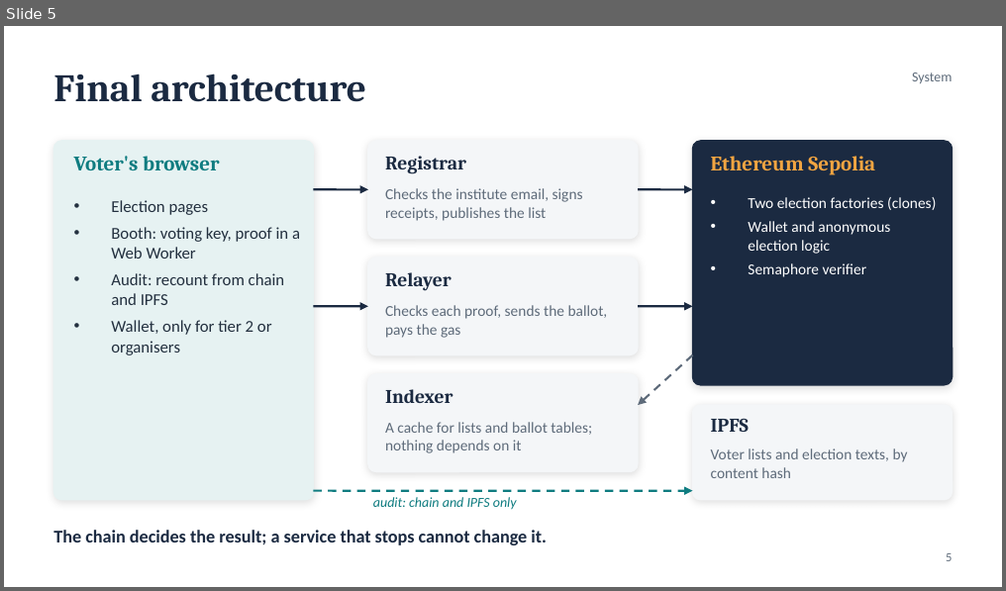
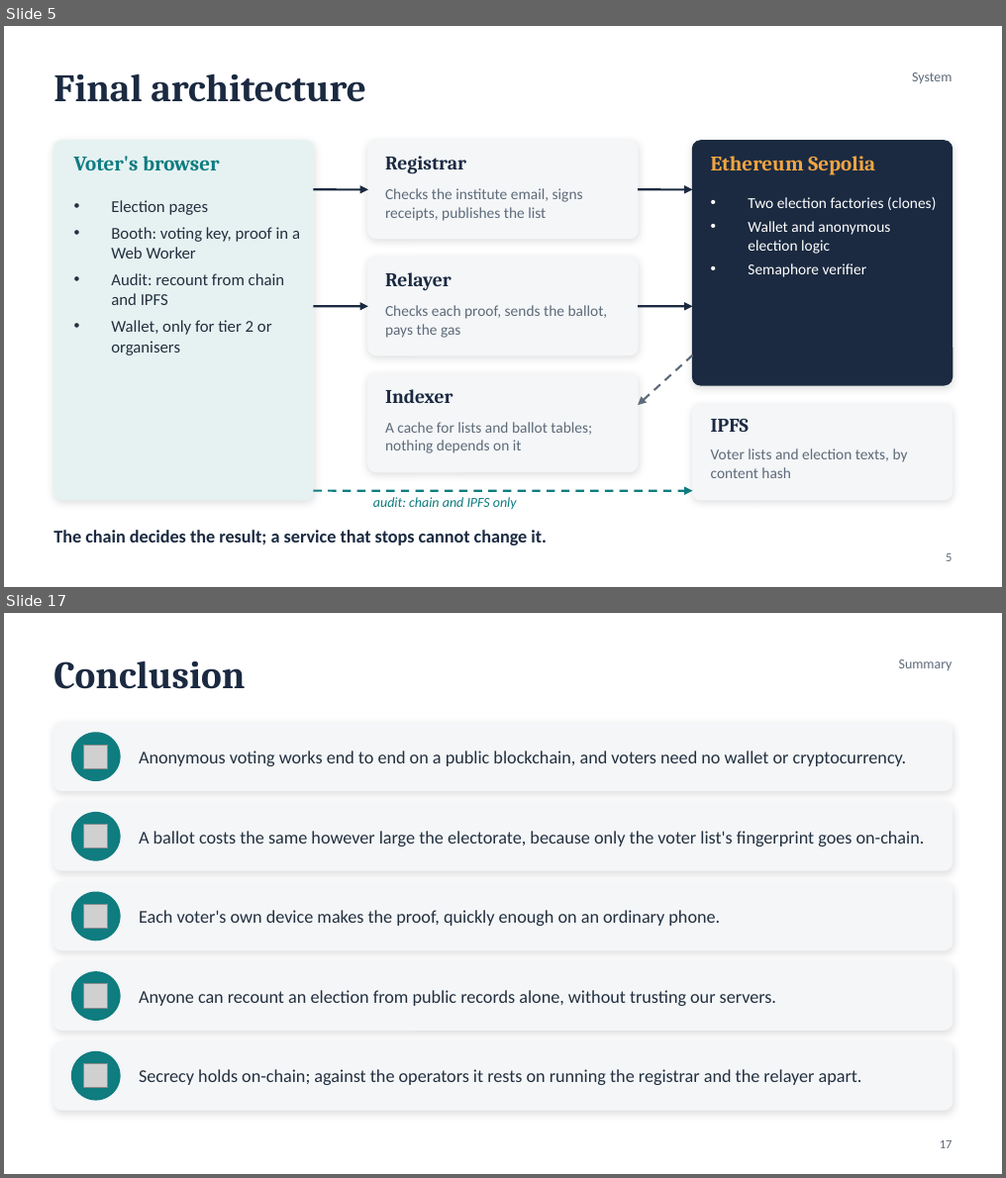
Before and after one commit to Chaitanya-Keyal/decentralized-voting-system, a slide deck: reports/eval2-slides.pptx. Shown one above the other, each under a label of ours: slide 5 before the commit, slides 5 and 17 after it; the slides between them are not shown. The pictures are 1006x591 and 1006x1178 pixels, drawn with LibreOffice and Linux fonts; fonts in the diff are those of the drawing; grey boxes stand for pictures. Boxes give left, top, right and bottom in pixels: in the first picture for what was removed or moved away, otherwise in the second. Text is boxed around its words. In the diff, an @@ line names an element or a change of style, - is before the commit and + after.

Commit message:
docs(report): add the technology stack; slides gain a stack and a conclusion slide
The report's architecture section lists what each part is built with and why. The deck adds a
technology stack slide after the architecture and a conclusion slide that sums up what the
system achieves.

```diff
--- a/reports/eval2-slides.pptx
+++ b/reports/eval2-slides.pptx
@@ slide 17 added at (4, 613, 1002, 1174), background #FFFFFF @@
@@ text added at (54, 661, 245, 689), 28 pt, text #1B2A41, bold @@
+Conclusion
@@ text added at (899, 660, 952, 670), 10 pt, text #5E6B7A @@
+Summary
@@ rounded rectangle added at (54, 723, 952, 790), fill #F4F6F8, outline #F4F6F8 1 pt @@
@@ ellipse added at (72, 733, 120, 780), fill #0F7C80, outline #0F7C80 1 pt @@
@@ picture added at (84, 745, 108, 768) @@
@@ text added at (139, 751, 907, 766), 13 pt, text #23303F @@
+Anonymous voting works end to end on a public blockchain, and voters need no wallet or cryptocurrency.
@@ rounded rectangle added at (54, 803, 952, 870), fill #F4F6F8, outline #F4F6F8 1 pt @@
@@ ellipse added at (72, 813, 120, 861), fill #0F7C80, outline #0F7C80 1 pt @@
@@ picture added at (84, 825, 108, 849) @@
@@ text added at (139, 831, 925, 847), 13 pt, text #23303F @@
+A ballot costs the same however large the electorate, because only the voter list's fingerprint goes on-chain.
@@ rounded rectangle added at (54, 882, 952, 951), fill #F4F6F8, outline #F4F6F8 1 pt @@
@@ ellipse added at (72, 892, 120, 941), fill #0F7C80, outline #0F7C80 1 pt @@
@@ picture added at (84, 904, 108, 929) @@
@@ text added at (139, 910, 720, 926), 13 pt, text #23303F @@
+Each voter's own device makes the proof, quickly enough on an ordinary phone.
@@ rounded rectangle added at (54, 962, 952, 1030), fill #F4F6F8, outline #F4F6F8 1 pt @@
@@ ellipse added at (72, 972, 120, 1020), fill #0F7C80, outline #0F7C80 1 pt @@
@@ picture added at (84, 984, 108, 1008) @@
@@ text added at (139, 990, 776, 1006), 13 pt, text #23303F @@
+Anyone can recount an election from public records alone, without trusting our servers.
@@ rounded rectangle added at (54, 1042, 952, 1110), fill #F4F6F8, outline #F4F6F8 1 pt @@
@@ ellipse added at (72, 1053, 120, 1100), fill #0F7C80, outline #0F7C80 1 pt @@
@@ picture added at (84, 1064, 108, 1088) @@
@@ text added at (139, 1069, 862, 1085), 13 pt, text #23303F @@
+Secrecy holds on-chain; against the operators it rests on running the registrar and the relayer apart.
@@ text added at (940, 1141, 952, 1149), 9 pt, text #5E6B7A @@
+17
```
Also in this commit, not shown: 10 slides changed, 1 other slide added, 3 other files.
